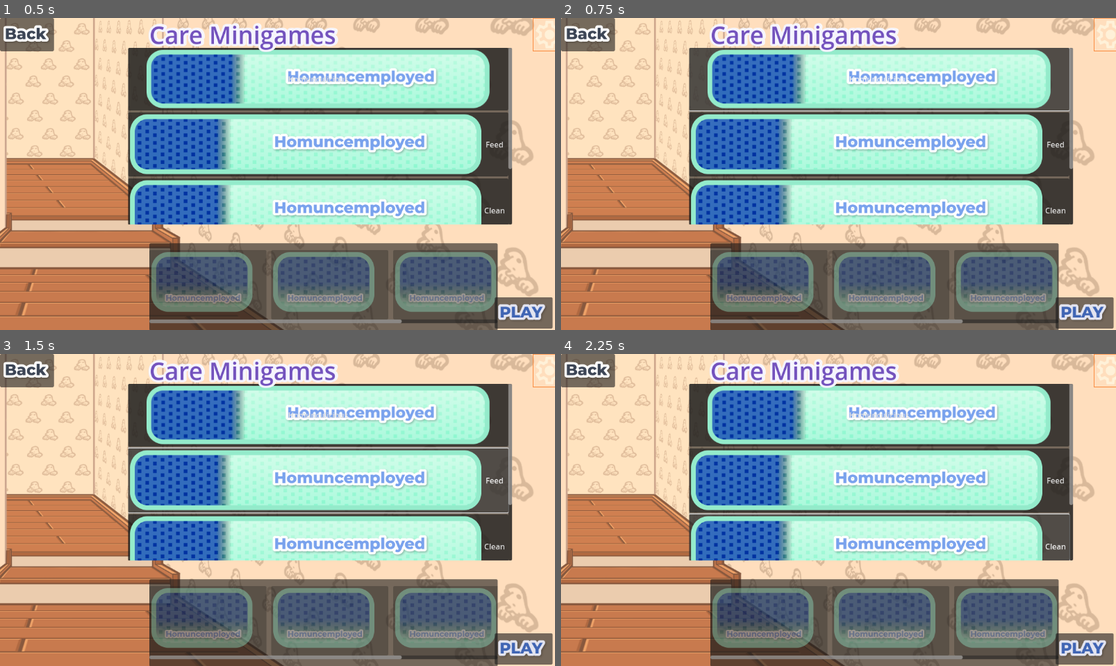
Above: before the commit, frames 1-4 (two rows, left to right).
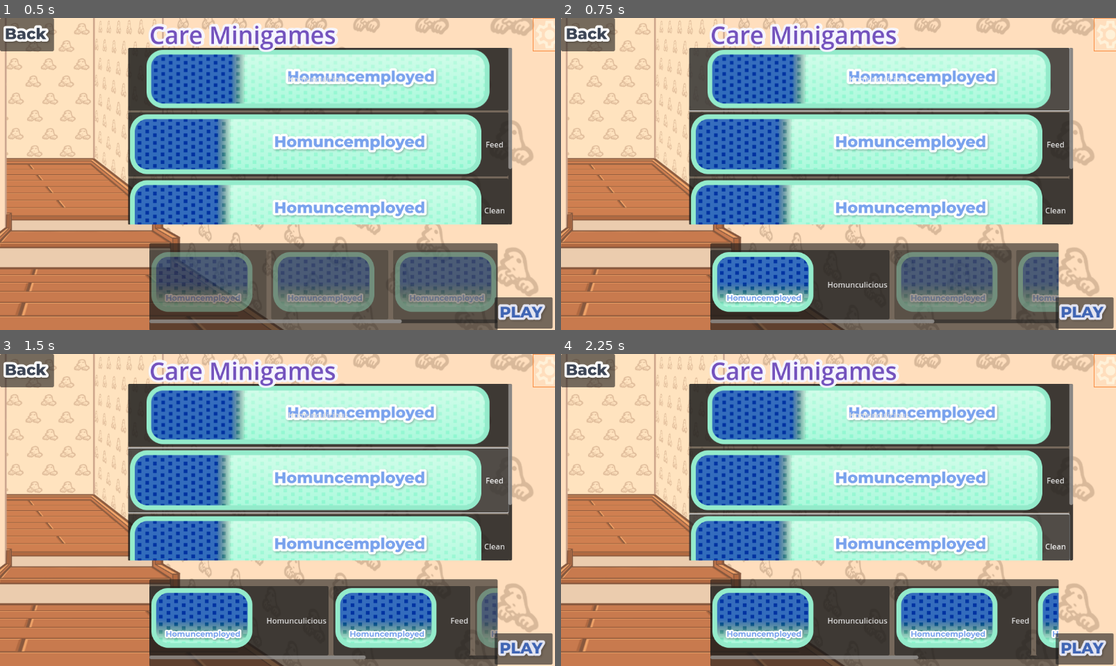
Above: after the commit, the same moments.

Repository: MyHomunculyfe-Team/MyHomuncuLyfe_Project
Game: Godot game, scene res://scenes/careselector.tscn
Two runs of this game, one before a commit and one after it. Both use one fixed random seed, a clock stepped at 60 frames per second and the inputs below. The project has no main scene, so this scene is started directly.
Inputs:
- Up to frame 1 (0.5 s): no input
- Up to frame 2 (0.75 s): click "Homunculicious" at 0.5 s
- Up to frame 3 (1.5 s): click "Feed" at 1.25 s
- Up to frame 4 (2.25 s): click "Clean" at 2 s

Frame 1 is identical in both runs. In frame 2, 9.7% of the frame differs, in the area x 26-90%, y 74-98%; in frame 3, 13%; in frame 4, 13%.

Commit message:
loading and unloading the minigames from Queue

Diff:
--- a/scenes/careselector.tscn
+++ b/scenes/careselector.tscn
@@ -184,5 +184,14 @@
 size_flags_stretch_ratio = 0.0
 texture_normal = ExtResource("8_fxaq4")
 
+[connection signal="pressed" from="UI/PanelContainer/ScrollContainer/MinigameList/Homunculicious_Button" to="." method="_on_homunculicious_button_pressed"]
+[connection signal="pressed" from="UI/PanelContainer/ScrollContainer/MinigameList/Feed_Button" to="." method="_on_feed_button_pressed"]
+[connection signal="pressed" from="UI/PanelContainer/ScrollContainer/MinigameList/Clean_Button" to="." method="_on_clean_button_pressed"]
+[connection signal="pressed" from="UI/PanelContainer/ScrollContainer/MinigameList/Guard_Button" to="." method="_on_guard_button_pressed"]
+[connection signal="pressed" from="UI/NavPanel/BottomScroll/QueueHBox/Button" to="." method="_on_button_pressed"]
+[connection signal="pressed" from="UI/NavPanel/BottomScroll/QueueHBox/Button2" to="." method="_on_button_2_pressed"]
+[connection signal="pressed" from="UI/NavPanel/BottomScroll/QueueHBox/Button3" to="." method="_on_button_3_pressed"]
+[connection signal="pressed" from="UI/NavPanel/BottomScroll/QueueHBox/Button4" to="." method="_on_button_4_pressed"]
+[connection signal="pressed" from="UI/Play" to="." method="_on_play_pressed"]
 [connection signal="pressed" from="UI/TopBar/BackButton" to="." method="_on_back_button_pressed"]
 [connection signal="pressed" from="UI/TopBar/SettingsButton" to="." method="_on_settings_button_pressed"]
--- a/scenes/settings.tscn
+++ b/scenes/settings.tscn
@@ -1,6 +1,5 @@
 [gd_scene load_steps=10 format=3 uid="uid://isp6dn3q38wd"]
 
-[ext_resource type="Script" uid="uid://bskti046stxe6" path="res://scripts/settings.gd" id="1_am25x"]
 [ext_resource type="Texture2D" uid="uid://cuum04wvs0b1y" path="res://assets/Settingsbg.png" id="1_f4mfi"]
 [ext_resource type="Texture2D" uid="uid://bebllohp087ou" path="res://assets/Settings.png" id="2_es4n0"]
 [ext_resource type="Texture2D" uid="uid://dftnaefpv1ap5" path="res://assets/Back.png" id="3_gis3k"]
@@ -10,6 +9,8 @@
 [ext_resource type="Texture2D" uid="uid://ds8dtxi41xcuc" path="res://assets/Loadbutton.png" id="8_1g033"]
 [ext_resource type="Texture2D" uid="uid://b5ddokl6hdauj" path="res://assets/Loadbuttonhover.png" id="9_01roj"]
 
+[sub_resource type="GDScript" id="GDScript_gjs24"]
+
 [node name="settings" type="Control"]
 layout_mode = 3
 anchors_preset = 15
@@ -17,9 +18,7 @@
 anchor_bottom = 1.0
 grow_horizontal = 2
 grow_vertical = 2
-script = ExtResource("1_am25x")
-points = null
-level = null
+script = SubResource("GDScript_gjs24")
 
 [node name="TextureRect" type="TextureRect" parent="."]
 layout_mode = 0
--- a/scripts/careselector.gd
+++ b/scripts/careselector.gd
@@ -2,44 +2,47 @@
 
 # --- Minigame Data (Name + Scene Path) ---
 var minigame_data = {
-	"Homunculicious": "res://scenes/homunculicious.tscn",
-	"Feed": "res://scenes/feed.tscn",
-	"Clean": "res://scenes/clean.tscn",
-	"Guard": "res://scenes/guard.tscn",
+	"Homunculicious": "res://scenes/homuncu-licious.tscn",
+	"Feed": "res://scenes/homuncu-feasting.tscn",
+	"Clean": "res://scenes/homuncu-cleaning.tscn",
+	"Guard": "res://scenes/homunc-employed.tscn",
 }
 
 # --- Dynamic queue state ---
 var minigame_queue: Array = []
+var current_index: int = 0
 
-# --- Cached node references ---
+# --- Cached nodes ---
 @onready var queue_hbox = $UI/NavPanel/BottomScroll/QueueHBox
 @onready var minigame_list = $UI/PanelContainer/ScrollContainer/MinigameList
 
+
 func _ready():
+	print("✅ Care Selection ready!")
+
+	# connect minigame buttons
 	for button in minigame_list.get_children():
 		var game_name = button.name.replace("_Button", "")
 		button.text = game_name
+		button.connect("pressed", Callable(self, "_on_minigame_pressed").bind(game_name))
 
+	# connect queue buttons
 	for button in queue_hbox.get_children():
 		button.text = ""
 		button.disabled = true
+		button.connect("pressed", Callable(self, "_on_queue_button_pressed").bind(button))
 
 
 # =====================================================
 # 📜 MENU BUTTONS — Add minigame to queue
 # =====================================================
-func _on_Homunculicious_Button_pressed(): _add_to_queue("Homunculicious")
-func _on_Feed_Button_pressed(): _add_to_queue("Feed")
-func _on_Clean_Button_pressed(): _add_to_queue("Clean")
-func _on_Guard_Button_pressed(): _add_to_queue("Guard")
-
-func _add_to_queue(game_name: String):
+func _on_minigame_pressed(game_name: String):
 	for button in queue_hbox.get_children():
 		if button.text == "":
 			button.text = game_name
 			button.disabled = false
 			minigame_queue.append(game_name)
-			print("Added:", game_name)
+			print("✅ Added:", game_name)
 			return
 	print("⚠️ Queue full! Remove one to add new.")
 
@@ -47,10 +50,10 @@
 # =====================================================
 # 🎯 QUEUE BUTTONS — Remove from queue dynamically
 # =====================================================
-func _on_Queue_button_pressed(button: Button):
+func _on_queue_button_pressed(button: Button):
 	if button.text != "":
 		var game_name = button.text
-		print("Removed:", game_name)
+		print("🗑️ Removed:", game_name)
 		button.text = ""
 		button.disabled = true
 		minigame_queue.erase(game_name)
@@ -65,20 +68,64 @@
 		return
 
 	print("🎮 Starting queued minigames...")
+	current_index = 0
+	_play_next_minigame()
 
-	# Load the first minigame in the queue
-	var first_game = minigame_queue[0]
-	var path = minigame_data.get(first_game, "")
 
+func _play_next_minigame():
+	if current_index >= minigame_queue.size():
+		print("✅ All minigames finished! Returning to Care Selection.")
+		get_tree().change_scene_to_file("res://scenes/care_selection.tscn")
+		return
+
+	var current_game = minigame_queue[current_index]
+	var path = minigame_data.get(current_game, "")
 	if path != "":
+		print("▶️ Loading:", current_game)
 		get_tree().change_scene_to_file(path)
 	else:
-		print("⚠️ Scene not found for", first_game)
+		print("⚠️ Scene not found for", current_game)
 
-
+# =====================================================
+# ⚙️ SETTINGS & BACK BUTTONS
+# =====================================================
 func _on_settings_button_pressed():
 	get_tree().change_scene_to_file("res://scenes/settings.tscn")
 
 
 func _on_back_button_pressed():
 	get_tree().change_scene_to_file("res://scenes/mainmenu.tscn")
+
+
+
+func _on_homunculicious_button_pressed() -> void:
+	pass # Replace with function body.
+
+
+func _on_feed_button_pressed() -> void:
+	pass # Replace with function body.
+
+
+func _on_clean_button_pressed() -> void:
+	pass # Replace with function body.
+
+
+func _on_guard_button_pressed() -> void:
+	pass # Replace with function body.
+
+
+func _on_button_pressed():
+	pass # Replace with function body.
+
+
+func _on_button_2_pressed():
+	pass # Replace with function body.
+
+
+
+func _on_button_3_pressed():
+	pass # Replace with function body.
+
+
+func _on_button_4_pressed():
+	pass # Replace with function body.
--- a/scripts/jobselector.gd
+++ b/scripts/jobselector.gd
@@ -5,98 +5,93 @@
 # =====================================================
 
 # Job name → Scene path
-var job_data = {
+var minigame_data = {
 	"Homunculicious": "res://scenes/homuncu-licious.tscn",
 	"Feed": "res://scenes/homuncu-feasting.tscn",
 	"Clean": "res://scenes/homuncu-cleaning.tscn",
-	"Guard": "res://scenes/homuncu-feasting.tscn",
+	"Guard": "res://scenes/homunc-employed.tscn",
 }
-
-# Track queued jobs
-var job_queue: Array = []
+# --- Dynamic queue state ---
+var minigame_queue: Array = []
+var current_index: int = 0
 
 # Cached node references
+# --- Cached nodes ---
 @onready var queue_hbox = $UI/NavPanel/BottomScroll/QueueHBox
 @onready var minigame_list = $UI/PanelContainer/ScrollContainer/MinigameList
-
-
 # =====================================================
 # READY
 # =====================================================
 func _ready():
-	# Set top list button text dynamically
+	print("✅ Job Selection ready!")
+
+	# connect minigame buttons
 	for button in minigame_list.get_children():
-		var job_name = button.name.replace("_Button", "")
-		button.text = job_name
+		var game_name = button.name.replace("_Button", "")
+		button.text = game_name
+		button.connect("pressed", Callable(self, "_on_minigame_pressed").bind(game_name))
 
-	# Initialize empty queue slots
+	# connect queue buttons
 	for button in queue_hbox.get_children():
 		button.text = ""
 		button.disabled = true
-
+		button.connect("pressed", Callable(self, "_on_queue_button_pressed").bind(button))
 
 # =====================================================
 # ADD TO QUEUE (Top buttons)
 # =====================================================
-func _on_Homunculicious_Button_pressed(): _add_to_queue("Homunculicious")
-func _on_Feed_Button_pressed(): _add_to_queue("Feed")
-func _on_Clean_Button_pressed(): _add_to_queue("Clean")
-func _on_Guard_Button_pressed(): _add_to_queue("Guard")
 
-func _add_to_queue(job_name: String):
+func _on_minigame_pressed(game_name: String):
 	for button in queue_hbox.get_children():
 		if button.text == "":
-			button.text = job_name
+			button.text = game_name
 			button.disabled = false
-			job_queue.append(job_name)
+			minigame_queue.append(game_name)
+			print("✅ Added:", game_name)
 			return
-	print("⚠️ Queue full! Remove one first.")
+	print("⚠️ Queue full! Remove one to add new.")
+
 
 
 # =====================================================
 # REMOVE FROM QUEUE (Bottom buttons)
 # =====================================================
-func _on_Queue_button_pressed(button: Button):
+func _on_queue_button_pressed(button: Button):
 	if button.text != "":
-		var job_name = button.text
+		var game_name = button.text
+		print("🗑️ Removed:", game_name)
 		button.text = ""
 		button.disabled = true
-		job_queue.erase(job_name)
+		minigame_queue.erase(game_name)
+
 
 
 # =====================================================
 # PLAY BUTTON FUNCTIONALITY
 # =====================================================
 func _on_Play_pressed():
-	if job_queue.is_empty():
-		print("⚠️ No jobs selected!")
+	if minigame_queue.is_empty():
+		print("⚠️ No minigames in queue!")
 		return
 
-	print("🎮 Starting queued jobs:")
-	_play_next_job()
+	print("🎮 Starting queued minigames...")
+	current_index = 0
+	_play_next_minigame()
 
 
-func _play_next_job():
-	if job_queue.is_empty():
-		# Finished all jobs — clear buttons
-		for button in queue_hbox.get_children():
-			button.text = ""
-			button.disabled = true
-		print("✅ All jobs completed!")
+func _play_next_minigame():
+	if current_index >= minigame_queue.size():
+		print("✅ All minigames finished! Returning to Care Selection.")
+		get_tree().change_scene_to_file("res://scenes/care_selection.tscn")
 		return
 
-	var next_job = job_queue.pop_front()
-	var scene_path = job_data[next_job]
-
-	if ResourceLoader.exists(scene_path):
-		print("▶️ Loading job:", next_job)
-		var next_scene = load(scene_path)
-		get_tree().change_scene_to_packed(next_scene)
+	var current_game = minigame_queue[current_index]
+	var path = minigame_data.get(current_game, "")
+	if path != "":
+		print("▶️ Loading:", current_game)
+		get_tree().change_scene_to_file(path)
 	else:
-		print("⚠️ Scene not found for:", next_job)
-		_play_next_job()
-
-
+		print("⚠️ Scene not found for", current_game)
 # =====================================================
 # NAVIGATION BUTTONS
 # =====================================================
@@ -107,3 +102,35 @@
 
 func _on_settings_button_pressed():
 	get_tree().change_scene_to_file("res://scenes/settings.tscn")
+
+func _on_homunculicious_button_pressed() -> void:
+	pass # Replace with function body.
+
+
+func _on_feed_button_pressed() -> void:
+	pass # Replace with function body.
+
+
+func _on_clean_button_pressed() -> void:
+	pass # Replace with function body.
+
+
+func _on_guard_button_pressed() -> void:
+	pass # Replace with function body.
+
+
+func _on_button_pressed():
+	pass # Replace with function body.
+
+
+func _on_button_2_pressed():
+	pass # Replace with function body.
+
+
+
+func _on_button_3_pressed():
+	pass # Replace with function body.
+
+
+func _on_button_4_pressed():
+	pass # Replace with function body.
--- a/scripts/settings.gd
+++ /dev/null
@@ -1,27 +0,0 @@
-extends Control
-
-
-const SAVE_FILE_PATH := "user://savegame.save"
-@export var points: int = 0
-@export var level: int = 1
-
-func _on_back_pressed():
-	get_tree().change_scene("res://Main.tscn")
-
-func _on_load_pressed():
-	get_tree().change_scene("res://fileload.tscn")
-
-
-func _on_save_pressed():
-	var file = FileAccess.open(SAVE_FILE_PATH, FileAccess.WRITE)
-	if file:
-		var save_data = {
-			"name": PetStatsLoad.name
-			"happiness": PetStatsLoad.happiness
-			"hunger": PetStatsLoad.hunger
-			"hygine": PetStatsLoad.hygine
-		#"points": points
-		}
-		file.store_var(save_data, true) # true = full objects/dictionaries allowed
-		file.close()
-		print("Game saved!")
Not shown: 1 places in scenes/careselector.tscn that only renumber resources
Not shown, removed: scripts/settings.gd.uid
